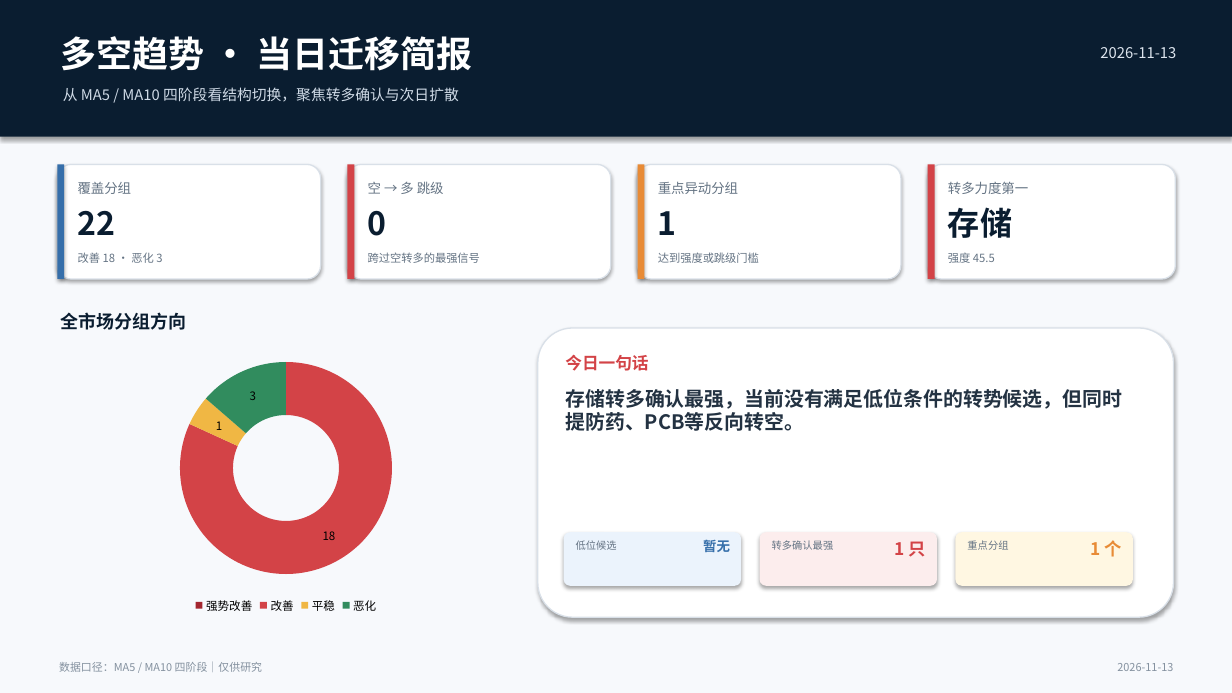
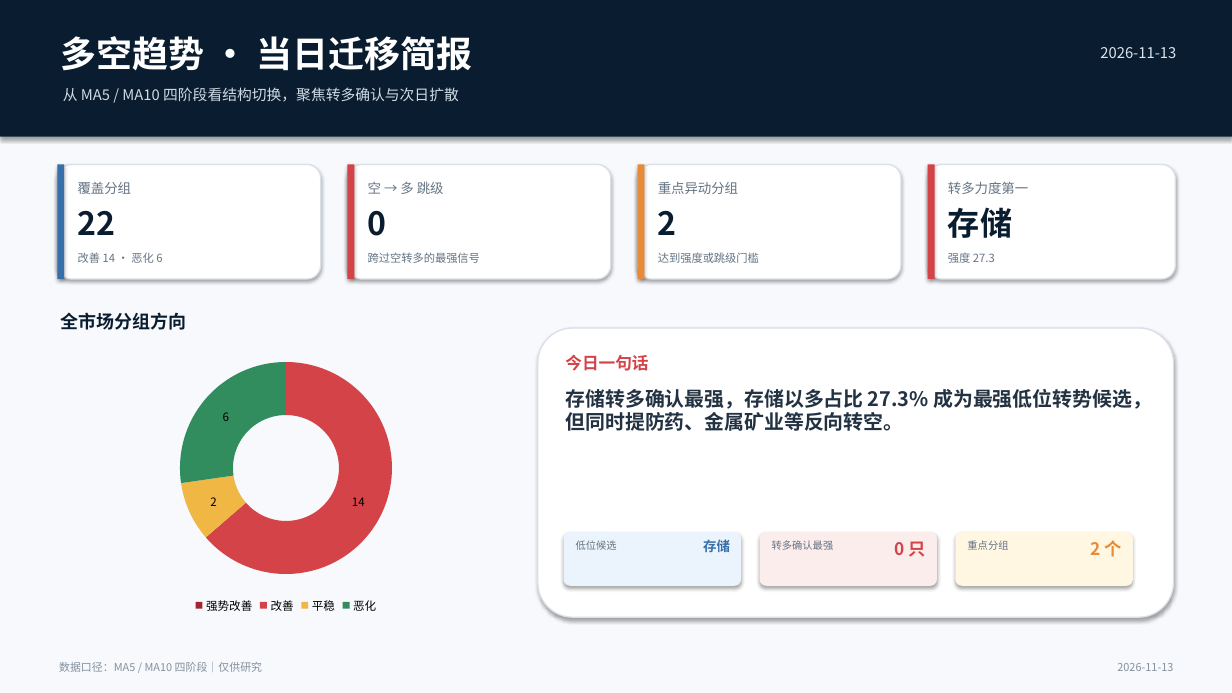
Before and after one commit to nancybhc/a-share-blast-lab, a slide deck: slide 1 of assets/多空阶段简报_2026-11-13.pptx. Drawn at 1232x693 pixels with LibreOffice and Linux fonts; fonts in the diff are those of the drawing. Boxes give left, top, right and bottom in pixels: in the first picture for what was removed or moved away, otherwise in the second. Text is boxed around its words. In the diff, an @@ line names an element or a change of style, - is before the commit and + after.

```diff
--- a/assets/多空阶段简报_2026-11-13.pptx
+++ b/assets/多空阶段简报_2026-11-13.pptx
@@ text at (x1=658, y1=211, x2=677, y2=235): text changed @@
-1
+2
@@ text at (x1=78, y1=252, x2=162, y2=263): text changed @@
-改善 18 · 恶化 3
+改善 14 · 恶化 6
@@ text at (x1=948, y1=253, x2=995, y2=263): text changed @@
-强度 45.5
+强度 27.3
@@ doughnut chart at (x1=67, y1=349, x2=506, y2=617) @@
@@ Series 1, 改善: 18 to 14 @@
@@ Series 1, 平稳: 1 to 2 @@
@@ Series 1, 恶化: 3 to 6 @@
@@ text at (x1=566, y1=389, x2=1152, y2=431): text changed @@
-存储转多确认最强，当前没有满足低位条件的转势候选，但同时提防药、PCB等反向转空。
+存储转多确认最强，存储以多占比 27.3% 成为最强低位转势候选，但同时提防药、金属矿业等反向转空。
@@ text at (x1=703, y1=539, x2=730, y2=552): text changed @@
-暂无
+存储
@@ text at (x1=895, y1=541, x2=926, y2=557): text changed @@
-1 只
+0 只
@@ text at (x1=1090, y1=540, x2=1122, y2=557): text changed @@
-1 个
+2 个
```
Also in this commit, not shown: 3 other slides changed, 8 other files.
